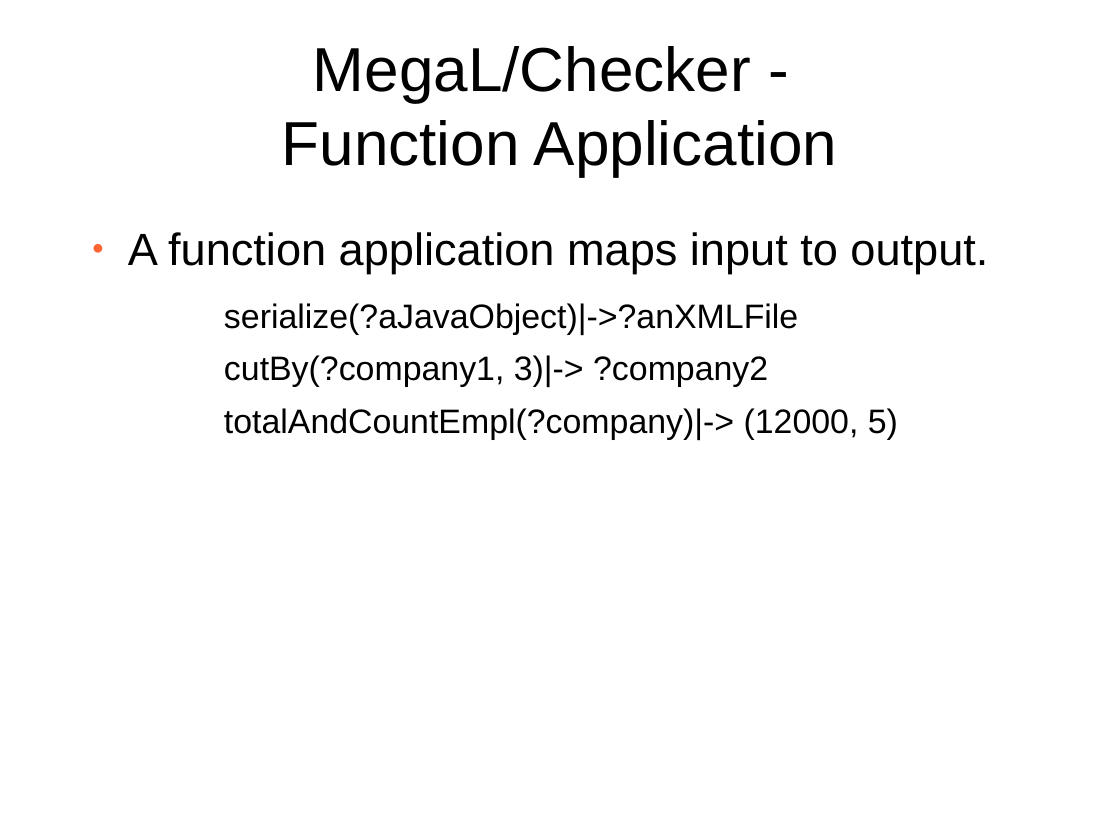
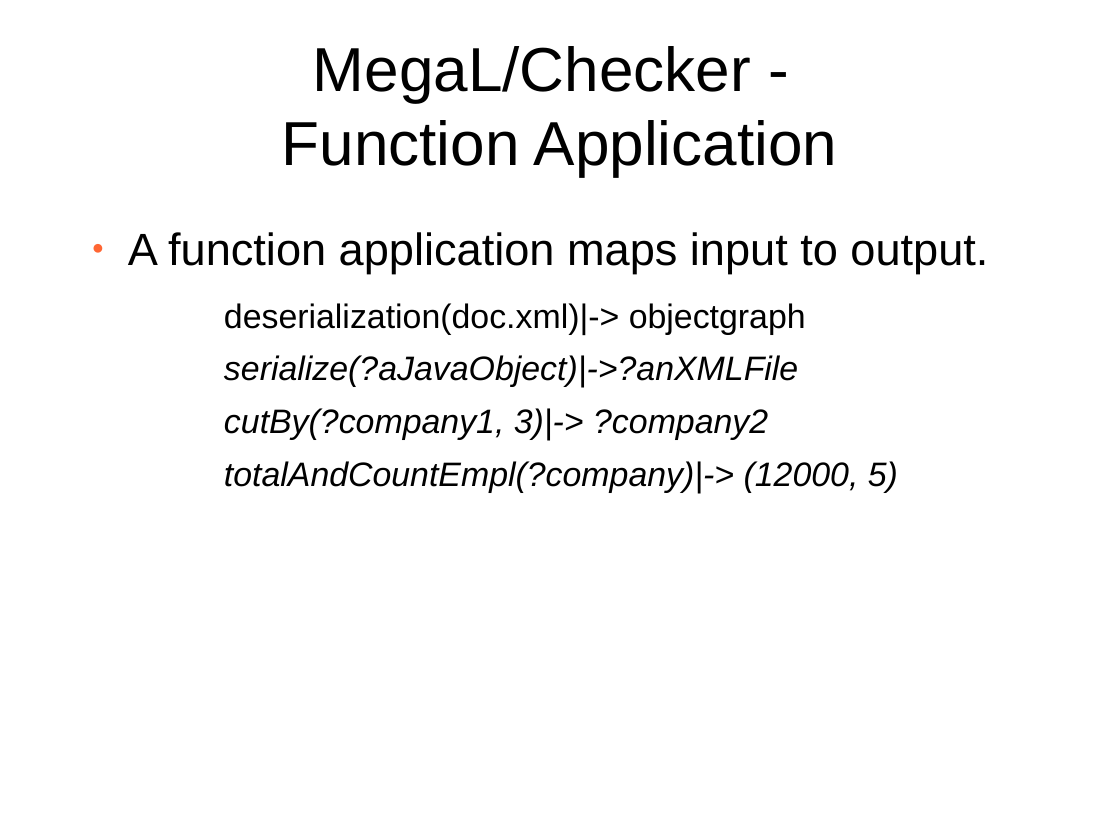
Before and after one commit to softlang/megalib, a slide deck: slide 19 of docs/LanguageDescription.odp (slide 17 before the commit). Drawn at 1120x840 pixels with LibreOffice and Linux fonts; fonts in the diff are those of the drawing; background and template pictures are left out. Boxes give left, top, right and bottom in pixels: in the first picture for what was removed or moved away, otherwise in the second. Text is boxed around its words. In the diff, an @@ line names an element or a change of style, - is before the commit and + after.

```diff
--- a/docs/LanguageDescription.odp
+++ b/docs/LanguageDescription.odp
@@ text at (224, 303, 806, 334): paragraph added @@
+    − deserialization(doc.xml)|-> objectgraph
@@ text at (224, 355, 898, 492): italic on in "serialize(?aJavaObject)|->?anXMLFile", "cutBy(?company1, 3)|-> ?company2", "totalAndCountEmpl(?company)|-> (12000, 5)" @@
```
Also in this commit, not shown: 12 other slides changed, 9 slides added, 4 slides removed, 1 other file.
